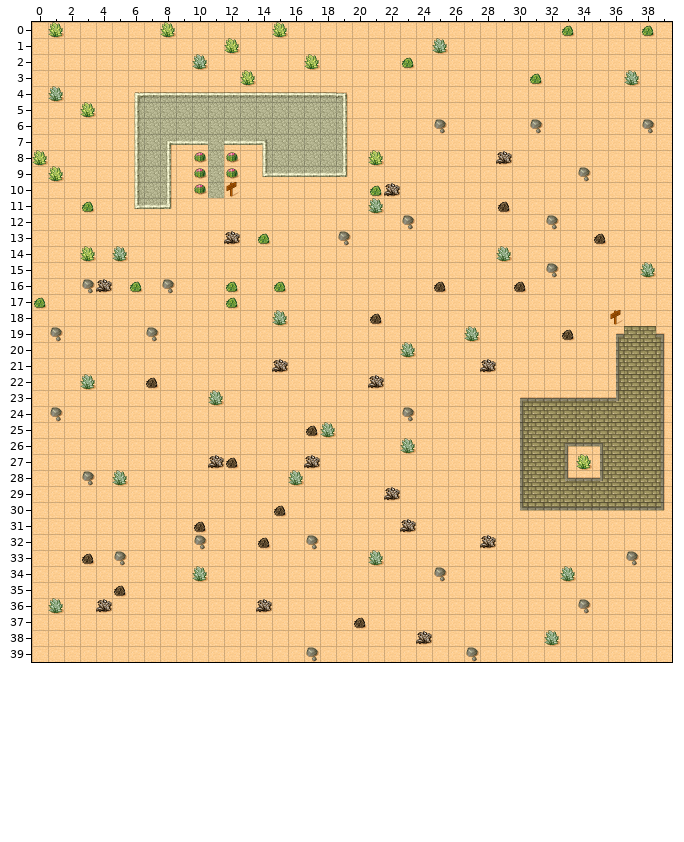
Two versions of a level (Tiled map, GodSim/assets/tmx/World1.tmx). The picture above was drawn from the file before the commit.
Cells are 32x32 px. Shown: x 0..39, y 0..39.
The result:
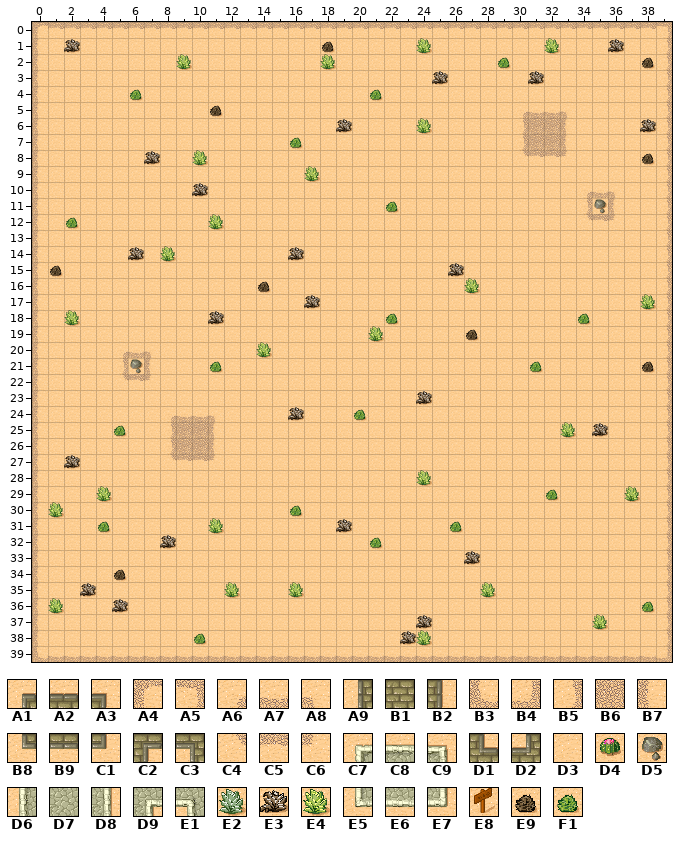
Key: from "World1_Tiles": A1 0, A2 1, A3 2, A4 3, A5 4, A6 5, A7 6, A8 7, A9 8, B1 9, B2 10, B3 11, B4 12, B5 13, B6 14, B7 15, B8 16, B9 17, C1 18, C2 19, C3 20, C4 21, C5 22, C6 23, C7 24, C8 25, C9 26, D1 27, D2 28, D3 29, D4 30, D5 31, D6 32, D7 33, D8 34, D9 35, E1 36, E2 37, E3 38, E4 39, E5 40, E6 41, E7 42, E8 45, E9 46, F1 47.
__ is an empty cell.
Tiles replaced or removed in this view: A1, A2, A3, A9, B1, B2, B8, B9, C1, C2, C3, C7, C8, C9, D1, D2, D3, D4, D5, D6, D7, D8, D9, E1, E2, E3, E4, E5, E6, E7, E8, E9, F1.
What changed:
Changed rows in their new state; .. is an unchanged cell.
Layer "Ground":
first column x 0:
 0 A4 C5 C5 C5 C5 C5 C5 C5 C5 C5 C5 C5 C5 C5 C5 C5 C5 C5 C5 C5 C5 C5 C5 C5 C5 C5 C5 C5 C5 C5 C5 C5 C5 C5 C5 C5 C5 C5 C5 A5
 1 B7 .. E3 .. .. .. .. .. .. .. .. .. D3 .. .. .. .. .. E9 .. .. .. .. .. E4 D3 .. .. .. .. .. .. E4 .. .. .. E3 .. .. B5
 2 B7 .. .. .. .. .. .. .. .. E4 D3 .. .. .. .. .. .. D3 E4 .. .. .. .. D3 .. .. .. .. .. F1 .. .. .. .. .. .. .. .. E9 B5
 3 B7 .. .. .. .. .. .. .. .. .. .. .. .. D3 .. .. .. .. .. .. .. .. .. .. .. E3 .. .. .. .. .. E3 .. .. .. .. .. D3 .. B5
 4 B7 D3 .. .. .. .. F1 D3 D3 D3 D3 D3 D3 D3 D3 D3 D3 D3 D3 D3 .. F1 .. .. .. .. .. .. .. .. .. .. .. .. .. .. .. .. .. B5
 5 B7 .. .. D3 .. .. D3 D3 D3 D3 D3 E9 D3 D3 D3 D3 D3 D3 D3 D3 .. .. .. .. .. .. .. .. .. .. A6 A7 A7 A8 .. .. .. .. .. B5
 6 B7 .. .. .. .. .. D3 D3 D3 D3 D3 D3 D3 D3 D3 D3 D3 D3 D3 E3 .. .. .. .. E4 D3 .. .. .. .. B5 B6 B6 B7 .. .. .. .. E3 B5
 7 B7 .. .. .. .. .. D3 D3 D3 D3 D3 D3 D3 D3 D3 D3 F1 D3 D3 D3 .. .. .. .. .. .. .. .. .. .. B5 B6 B6 B7 .. .. .. .. .. B5
 8 B7 .. .. .. .. .. D3 E3 D3 .. E4 D3 D3 .. D3 D3 D3 D3 D3 D3 .. D3 .. .. .. .. .. .. .. D3 C4 C5 C5 C6 .. .. .. .. E9 B5
 9 B7 D3 .. .. .. .. D3 D3 D3 .. D3 D3 D3 .. D3 D3 D3 E4 D3 D3 .. .. .. .. .. .. .. .. .. .. .. .. .. .. D3 .. .. .. .. B5
10 B7 .. .. .. .. .. D3 D3 D3 .. E3 D3 D3 .. .. .. .. .. .. .. .. D3 D3 .. .. .. .. .. .. .. .. .. .. .. A6 A7 A8 .. .. B5
11 B7 .. .. D3 .. .. D3 D3 D3 .. .. .. .. .. .. .. .. .. .. .. .. D3 F1 .. .. .. .. .. .. D3 .. .. .. .. B5 D5 B7 .. .. B5
12 B7 .. F1 .. .. .. .. .. .. .. .. E4 .. .. .. .. .. .. .. .. .. .. .. D3 .. .. .. .. .. .. .. .. D3 .. C4 C5 C6 .. .. B5
13 B7 .. .. .. .. .. .. .. .. .. .. .. D3 .. D3 .. .. .. .. D3 .. .. .. .. .. .. .. .. .. .. .. .. .. .. .. D3 .. .. .. B5
14 B7 .. .. D3 .. D3 E3 .. E4 .. .. .. .. .. .. .. E3 .. .. .. .. .. .. .. .. .. .. .. .. D3 .. .. .. .. .. .. .. .. .. B5
15 B7 E9 .. .. .. .. .. .. .. .. .. .. .. .. .. .. .. .. .. .. .. .. .. .. .. .. E3 .. .. .. .. .. D3 .. .. .. .. .. D3 B5
16 B7 .. .. D3 D3 .. D3 .. D3 .. .. .. D3 .. E9 D3 .. .. .. .. .. .. .. .. .. D3 .. E4 .. .. D3 .. .. .. .. .. .. .. .. B5
17 B7 .. .. .. .. .. .. .. .. .. .. .. D3 .. .. .. .. E3 .. .. .. .. .. .. .. .. .. .. .. .. .. .. .. .. .. .. .. .. E4 B5
18 B7 .. E4 .. .. .. .. .. .. .. .. E3 .. .. .. D3 .. .. .. .. .. D3 F1 .. .. .. .. .. .. .. .. .. .. .. F1 .. D3 .. .. B5
19 B7 D3 .. .. .. .. .. D3 .. .. .. .. .. .. .. .. .. .. .. .. .. E4 .. .. .. .. .. E9 .. .. .. .. .. D3 .. .. D3 D3 D3 B5
20 B7 .. .. .. .. A6 A7 A8 .. .. .. .. .. .. E4 .. .. .. .. .. .. .. .. D3 .. .. .. .. .. .. .. .. .. .. .. .. D3 D3 D3 B5
21 B7 .. .. .. .. B5 D5 B7 .. .. .. F1 .. .. .. D3 .. .. .. .. .. .. .. .. .. .. .. .. D3 .. .. F1 .. .. .. .. D3 D3 E9 B5
22 B7 .. .. D3 .. C4 C5 C6 .. .. .. .. .. .. .. .. .. .. .. .. .. D3 .. .. .. .. .. .. .. .. .. .. .. .. .. .. D3 D3 D3 B5
23 B7 .. .. .. .. .. .. .. .. .. .. D3 .. .. .. .. .. .. .. .. .. .. .. .. E3 .. .. .. .. .. D3 D3 D3 D3 D3 D3 D3 D3 D3 B5
24 B7 D3 .. .. .. .. .. .. A6 A7 A7 A8 .. .. .. .. E3 .. .. .. F1 .. .. D3 .. .. .. .. .. .. D3 D3 D3 D3 D3 D3 D3 D3 D3 B5
25 B7 .. .. .. .. F1 .. .. B5 B6 B6 B7 .. .. .. .. .. D3 D3 .. .. .. .. .. .. .. .. .. .. .. D3 D3 D3 E4 D3 E3 D3 D3 D3 B5
26 B7 .. .. .. .. .. .. .. B5 B6 B6 B7 .. .. .. .. .. .. .. .. .. .. .. D3 .. .. .. .. .. .. D3 D3 D3 D3 D3 D3 D3 D3 D3 B5
27 B7 .. E3 .. .. .. .. .. C4 C5 C5 C6 D3 .. .. .. .. D3 .. .. .. .. .. .. .. .. .. .. .. .. D3 D3 D3 D3 D3 D3 D3 D3 D3 B5
28 B7 .. .. D3 .. D3 .. .. .. .. .. .. .. .. .. .. D3 .. .. .. .. .. .. .. E4 .. .. .. .. .. D3 D3 D3 D3 D3 D3 D3 D3 D3 B5
29 B7 .. .. .. E4 .. .. .. .. .. .. .. .. .. .. .. .. .. .. .. .. .. D3 .. .. .. .. .. .. .. D3 D3 F1 D3 D3 D3 D3 E4 D3 B5
30 B7 E4 .. .. .. .. .. .. .. .. .. .. .. .. .. D3 F1 .. .. .. .. .. .. .. .. .. .. .. .. .. D3 D3 D3 D3 D3 D3 D3 D3 D3 B5
31 B7 .. .. .. F1 .. .. .. .. .. D3 E4 .. .. .. .. .. .. .. E3 .. .. .. D3 .. .. F1 .. .. .. .. .. .. .. .. .. .. .. .. B5
32 B7 .. .. .. .. .. .. .. E3 .. D3 .. .. .. D3 .. .. D3 .. .. .. F1 .. .. .. .. .. .. D3 .. .. .. .. .. .. .. .. .. .. B5
33 B7 .. .. D3 .. D3 .. .. .. .. .. .. .. .. .. .. .. .. .. .. .. D3 .. .. .. .. .. E3 .. .. .. .. .. .. .. .. .. D3 .. B5
34 B7 .. .. .. .. E9 .. .. .. .. D3 .. .. .. .. .. .. .. .. .. .. .. .. .. .. D3 .. .. .. .. .. .. .. D3 .. .. .. .. .. B5
35 B7 .. .. E3 .. D3 .. .. .. .. .. .. E4 .. .. .. E4 .. .. .. .. .. .. .. .. .. .. .. E4 .. .. .. .. .. .. .. .. .. .. B5
36 B7 E4 .. .. D3 E3 .. .. .. .. .. .. .. .. D3 .. .. .. .. .. .. .. .. .. .. .. .. .. .. .. .. .. .. .. D3 .. .. .. F1 B5
37 B7 .. .. .. .. .. .. .. .. .. .. .. .. .. .. .. .. .. .. .. D3 .. .. .. E3 .. .. .. .. .. .. .. .. .. .. E4 .. .. .. B5
38 B7 .. .. .. .. .. .. .. .. .. F1 .. .. .. .. .. .. .. .. .. .. .. .. E3 E4 .. .. .. .. .. .. .. D3 .. .. .. .. .. .. B5
39 B3 A7 A7 A7 A7 A7 A7 A7 A7 A7 A7 A7 A7 A7 A7 A7 A7 A7 A7 A7 A7 A7 A7 A7 A7 A7 A7 A7 A7 A7 A7 A7 A7 A7 A7 A7 A7 A7 A7 B4
Boxes around the changes in both pictures, in picture pixels (x1, y1, x2, y2):
changed: (32, 22, 672, 662)
